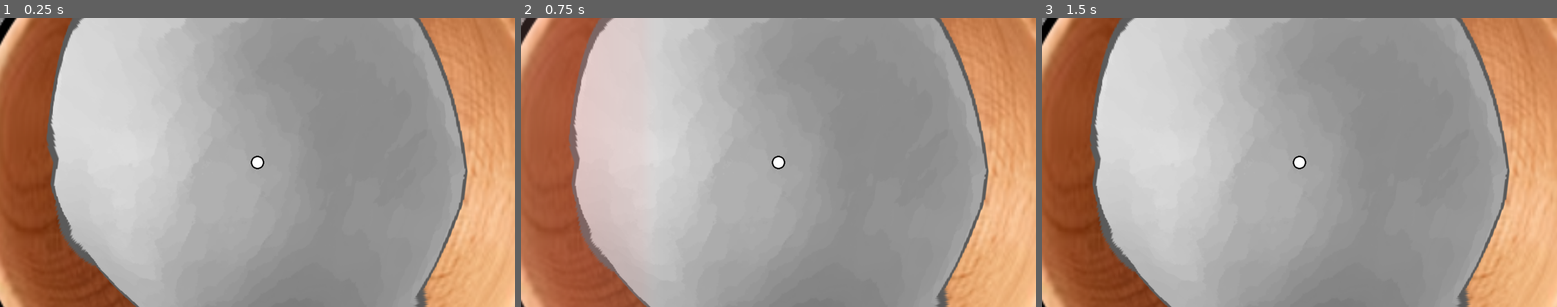
Above: before the commit, frames 1-3 (left to right).
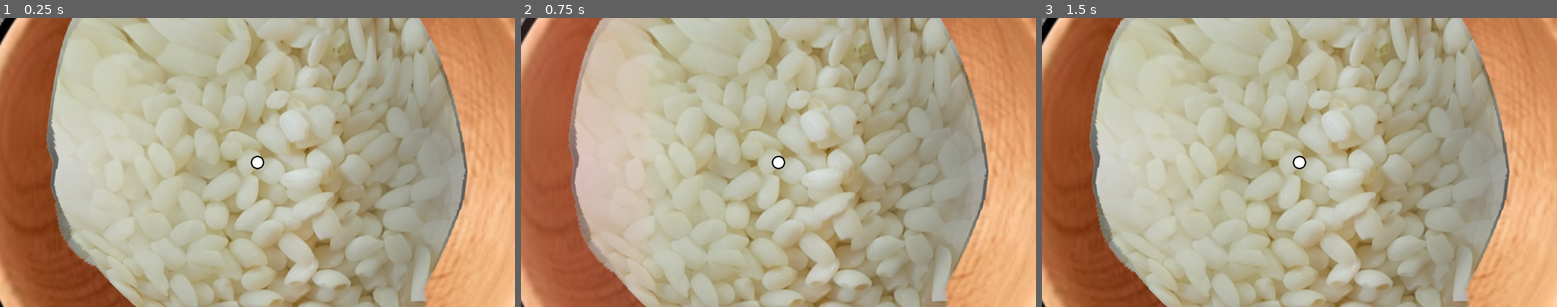
Above: after the commit, the same moments.

Repository: ezchen0001/SuperMochiMakers
Game: Godot game, scene res://game.tscn
Two runs of this game, one before a commit and one after it. Both use one fixed random seed, a clock stepped at 60 frames per second and the inputs below.
Inputs:
- Up to frame 1 (0.25 s): no input
- Up to frame 2 (0.75 s): tap Enter at 0.5 s; hold D from 0.53 s (still down); tap Q at 0.6 s
- Up to frame 3 (1.5 s): tap Space at 1.25 s; release D at 1.28 s; hold S from 1.28 s (still down); tap E at 1.35 s

The runs differ from the first frame. In frame 1, 48% of the frame differs, in the area x 9-90%, y 0-100%; in frame 2, 47%; in frame 3, 49%.

Commit message:
added splash & rice effect

Diff:
--- a/game.tscn
+++ b/game.tscn
@@ -1,10 +1,11 @@
-[gd_scene load_steps=13 format=3 uid="uid://dt000e1spiix3"]
+[gd_scene load_steps=14 format=3 uid="uid://dt000e1spiix3"]
 
 [ext_resource type="Script" path="res://world_hand.gd" id="1_oap4b"]
 [ext_resource type="Texture2D" uid="uid://ftvfremxkw4l" path="res://hand_joint.png" id="2_a7ii1"]
 [ext_resource type="Texture2D" uid="uid://bfx7fyv3ddssd" path="res://water_bowl.png" id="3_j4xk0"]
 [ext_resource type="Texture2D" uid="uid://vptw45mpcs71" path="res://background.jpg" id="4_xo5rq"]
 [ext_resource type="Texture2D" uid="uid://cvuibdsts4u8n" path="res://wood_bowl.png" id="5_n4bbi"]
+[ext_resource type="Texture2D" uid="uid://b1vaeiq8sxs77" path="res://rice.png" id="6_r5h7p"]
 [ext_resource type="AudioStream" uid="uid://c2r3htn3gvo8e" path="res://punch.wav" id="6_sf83y"]
 [ext_resource type="Script" path="res://wood_bowl.gd" id="6_ysb61"]
 [ext_resource type="AudioStream" uid="uid://g1wr6jvcoj2c" path="res://whack.wav" id="7_1fvxe"]
@@ -51,10 +52,18 @@
 texture = ExtResource("5_n4bbi")
 
 [node name="MochiPoly" type="Polygon2D" parent="World/WoodBowl"]
+z_index = 4
+position = Vector2(4, 0)
+scale = Vector2(0.756969, 0.756969)
+texture = ExtResource("7_vstma")
+polygon = PackedVector2Array(11.7185, -646.657, -163.055, -631.153, -340.648, -573.365, -423.806, -497.254, -523.879, -405.639, -597.171, -288.653, -635.226, -153.344, -666.235, 1.69676, -653.549, 142.643, -595.761, 301.913, -533.745, 418.899, -460.453, 493.6, -313.868, 595.082, -126.409, 665.555, 41.3173, 669.784, 216.091, 654.28, 388.046, 578.169, 497.984, 468.23, 595.237, 369.567, 648.797, 210.298, 682.624, 31.2955, 676.986, -113.879, 644.569, -229.456, 578.324, -383.087, 495.165, -477.522, 376.77, -570.546, 213.272, -642.429)
+uv = PackedVector2Array(225.704, 36.5161, 177.276, 40.8121, 128.068, 56.8243, 105.026, 77.9136, 77.2973, 103.299, 56.9891, 135.714, 46.4445, 173.206, 37.8525, 216.166, 41.3674, 255.22, 57.3797, 299.352, 74.5636, 331.767, 94.8718, 352.465, 135.488, 380.584, 187.43, 400.112, 233.905, 401.283, 282.332, 396.987, 329.979, 375.898, 360.441, 345.436, 387.388, 318.098, 402.229, 273.966, 411.602, 224.367, 410.04, 184.141, 401.057, 152.117, 382.702, 109.548, 359.66, 83.3812, 326.854, 57.6054, 281.551, 37.6877)
+
+[node name="RicePoly" type="Polygon2D" parent="World/WoodBowl"]
 z_index = 3
 position = Vector2(4, 0)
 scale = Vector2(0.756969, 0.756969)
-texture = ExtResource("7_vstma")
+texture = ExtResource("6_r5h7p")
 polygon = PackedVector2Array(11.7185, -646.657, -163.055, -631.153, -340.648, -573.365, -423.806, -497.254, -523.879, - …(416 unchanged characters)…
 uv = PackedVector2Array(225.704, 36.5161, 177.276, 40.8121, 128.068, 56.8243, 105.026, 77.9136, 77.2973, 103.299, 56.98 …(386 unchanged characters)…
 
--- a/vfx/vfx.gd
+++ b/vfx/vfx.gd
@@ -1,4 +1,7 @@
 class_name VFX
+const water_splash_tscn = preload("res://vfx/water_splash.tscn")
 
-
-func create_splash(pos) -> Node2D:
+static func create_splash(pos) -> Node2D:
+	var splash = water_splash_tscn.instantiate()
+	splash.position = pos
+	return splash
--- /dev/null
+++ b/vfx/water_splash.gd
@@ -0,0 +1,9 @@
+extends Node2D
+
+
+# Called when the node enters the scene tree for the first time.
+func _ready() -> void:
+	$CPUParticles2D.emitting = true
+	await $CPUParticles2D.finished
+	queue_free()
+	pass # Replace with function body.
--- a/vfx/water_splash.tscn
+++ b/vfx/water_splash.tscn
@@ -1,6 +1,7 @@
-[gd_scene load_steps=4 format=3 uid="uid://1f45ej0126d4"]
+[gd_scene load_steps=5 format=3 uid="uid://1f45ej0126d4"]
 
 [ext_resource type="Texture2D" uid="uid://cr5uf8esydg5j" path="res://vfx/alphablob.png" id="1_2ackv"]
+[ext_resource type="Script" path="res://vfx/water_splash.gd" id="1_pbnlt"]
 
 [sub_resource type="Curve" id="Curve_jgfux"]
 max_value = 100.0
@@ -8,25 +9,27 @@
 point_count = 2
 
 [sub_resource type="Curve" id="Curve_ibaa6"]
-_data = [Vector2(0, 1), 0.0, 0.0, 0, 0, Vector2(0.728302, 0.698533), 0.0, 0.0, 0, 0, Vector2(1, 0), 0.0, 0.0, 0, 0]
+_data = [Vector2(0, 1), 0.0, 0.0, 0, 0, Vector2(0.509434, 0.858495), 0.0, 0.0, 0, 0, Vector2(1, 0), 0.0, 0.0, 0, 0]
 point_count = 3
 
 [node name="WaterSplash" type="Node2D"]
+script = ExtResource("1_pbnlt")
 
 [node name="CPUParticles2D" type="CPUParticles2D" parent="."]
 emitting = false
 amount = 16
 lifetime = 0.5
 one_shot = true
-explosiveness = 0.8
+explosiveness = 0.6
 texture = ExtResource("1_2ackv")
 spread = 180.0
 gravity = Vector2(0, 0)
-initial_velocity_min = 80.0
-initial_velocity_max = 160.0
+initial_velocity_min = 160.0
+initial_velocity_max = 1280.0
 damping_min = 7.432
 damping_max = 7.432
 damping_curve = SubResource("Curve_jgfux")
-scale_amount_max = 2.0
+scale_amount_min = 4.0
+scale_amount_max = 8.0
 scale_amount_curve = SubResource("Curve_ibaa6")
 color = Color(0.54, 0.869667, 1, 1)
--- a/wood_bowl.gd
+++ b/wood_bowl.gd
@@ -1,6 +1,7 @@
 extends Node2D
 
 @onready var _poly = $MochiPoly
+@onready var _rice_poly = $RicePoly
 @onready var _label = $Label
 var original_pos = []
 # Called when the node enters the scene tree for the first time.
@@ -8,12 +9,20 @@
 	key_pos_map = generate_key_pos_map()
 	for v in _poly.polygon:
 		original_pos.append(v)
+
 	_randomize()
+
 	pass # Replace with function body.
 
 func _randomize():
 	for i in range(_poly.polygon.size()):
 		_poly.polygon[i] = original_pos[i] + Vector2(randf_range(-120,120),randf_range(-120,120))
+	_update_closeness_transparency()
+	_update_rice_poly()
+func _update_rice_poly():
+	_rice_poly.polygon = _poly.polygon
+	_rice_poly.modulate = _poly.modulate
+
 const POUND_RADIUS = 200
 var pound_tween = null
 var hurt_tween = null
@@ -39,13 +48,15 @@
 	if wetness < 1:
 		return
 	for i in range(_poly.polygon.size()):
-		var pound_dist = 1 - abs(_poly.polygon[i].x - x)/POUND_RADIUS
+		var pound_dist = 1 - abs(_poly.polygon[i].x - x)/POUND_RADIUS/2
 		pound_dist = clamp(pound_dist,0, 1)
 		_poly.polygon[i] =  lerp(_poly.polygon[i], original_pos[i], pound_dist / 3)
 	wetness -= 1
 	if wetness < 1:
 		_poly.modulate = Color.DIM_GRAY
 
+	_update_closeness_transparency()
+	_update_rice_poly()
 	if not _label.visible and is_goal_reached():
 		$Success.play()
 		_label.visible = true
@@ -67,9 +78,21 @@
 			return false
 	return true
 
+func _update_closeness_transparency():
+	var colors = []
+	for i in range(_poly.polygon.size()):
+		var dist_past_error = (original_pos[i] - _poly.polygon[i]).length() - MAX_DIST_ERROR
+		if dist_past_error > 0:
+			colors.append(lerp(Color(1,0,0), Color(0.9,0.9,0.6,0), clamp(dist_past_error/3,0,1)))
+		else:
+			colors.append(Color.WHITE)
+	_poly.vertex_colors = PackedColorArray(colors)
+
+
 func make_wet():
 	wetness = 3
 	_poly.modulate = Color.WHITE
+	_update_rice_poly()
 var key_pos_map = {}
 func _process(delta: float) -> void:
 	var key_down = false
--- a/world_hand.gd
+++ b/world_hand.gd
@@ -87,10 +87,12 @@
 		make_dry()
 		get_parent().get_node("WoodBowl").make_wet()
 		pass
+
 func make_wet():
 	if wet:
 		return
 	wet = true
+	add_child(VFX.create_splash($Center.global_position))
 	color = Color.SKY_BLUE
 	$Splash.play()
 
@@ -98,5 +100,6 @@
 	if not wet:
 		return
 	wet = false
+	add_child(VFX.create_splash($Center.global_position))
 	color = Color.WHITE
 	$Splash.play()
Binary file added: glutinous-rice-koji.jpg
Not shown, added: glutinous-rice-koji.jpg.import
Binary file added: rice.png
Not shown, added: rice.png.import
